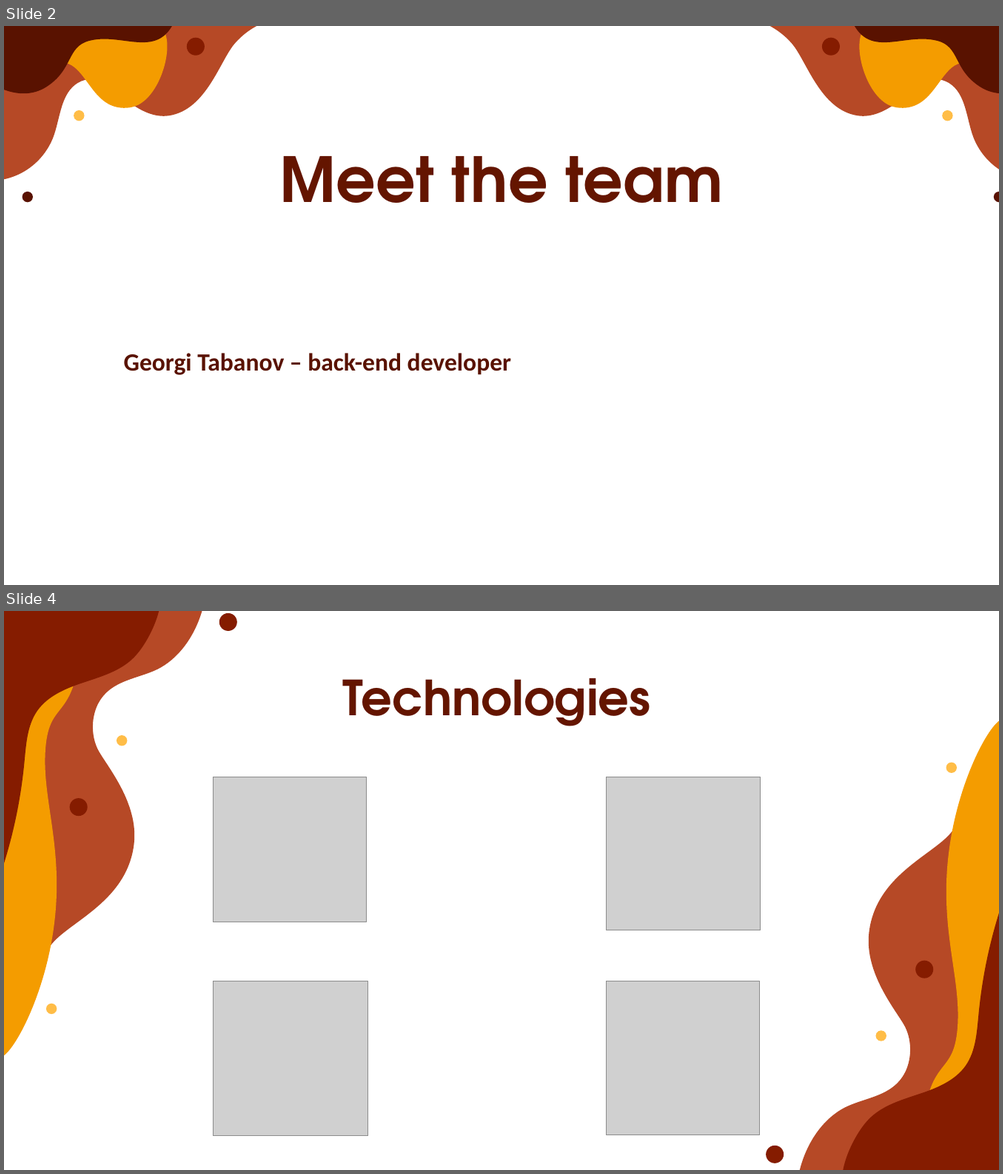
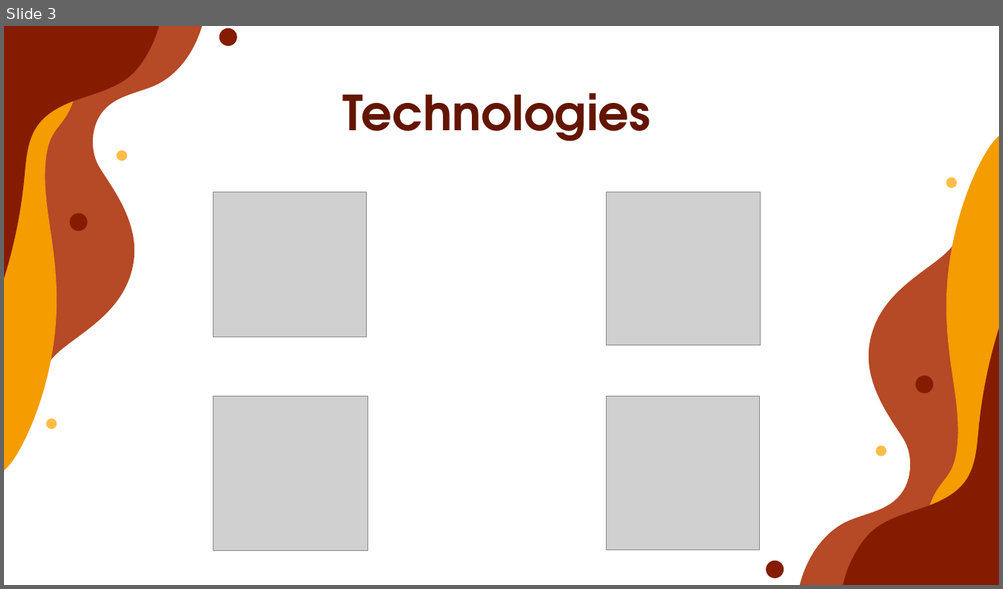
Before and after one commit to codingburgas/2223-otj-10-project-python-web-scraper-GSTabanov20, a slide deck: Documentation/Presentation.pptx. Shown one above the other, each under a label of ours: slides 2 and 4 before the commit, slide 3 after it; the slides between them are not shown. The pictures are 1003x1174 and 1003x589 pixels, drawn with LibreOffice and Linux fonts; fonts in the diff are those of the drawing; grey boxes stand for pictures. Boxes give left, top, right and bottom in pixels: in the first picture for what was removed or moved away, otherwise in the second. Text is boxed around its words. In the diff, an @@ line names an element or a change of style, - is before the commit and + after.

```diff
--- a/Documentation/Presentation.pptx
+++ b/Documentation/Presentation.pptx
@@ slide 2 removed at <box>4,26,999,585</box>, background #FFFFFF @@
@@ title removed at <box>280,156,723,203</box> @@
-Meet the team
@@ group removed at <box>4,26,282,202</box>: 3 freeform shapes, 3 ellipses @@
@@ group removed at <box>745,26,999,202</box>: 3 freeform shapes, 3 ellipses @@
@@ text removed at <box>124,353,511,375</box> @@
-Georgi Tabanov – back-end developer
@@ what was slide 4 is now slide 3 @@
```
Also in this commit, not shown: 2 slides changed, 1 other slide removed.
